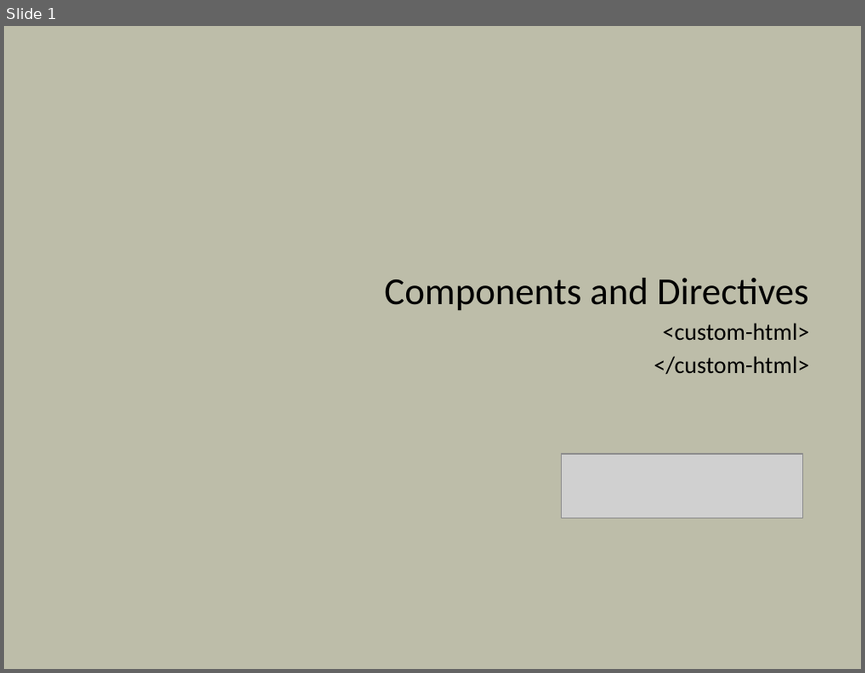
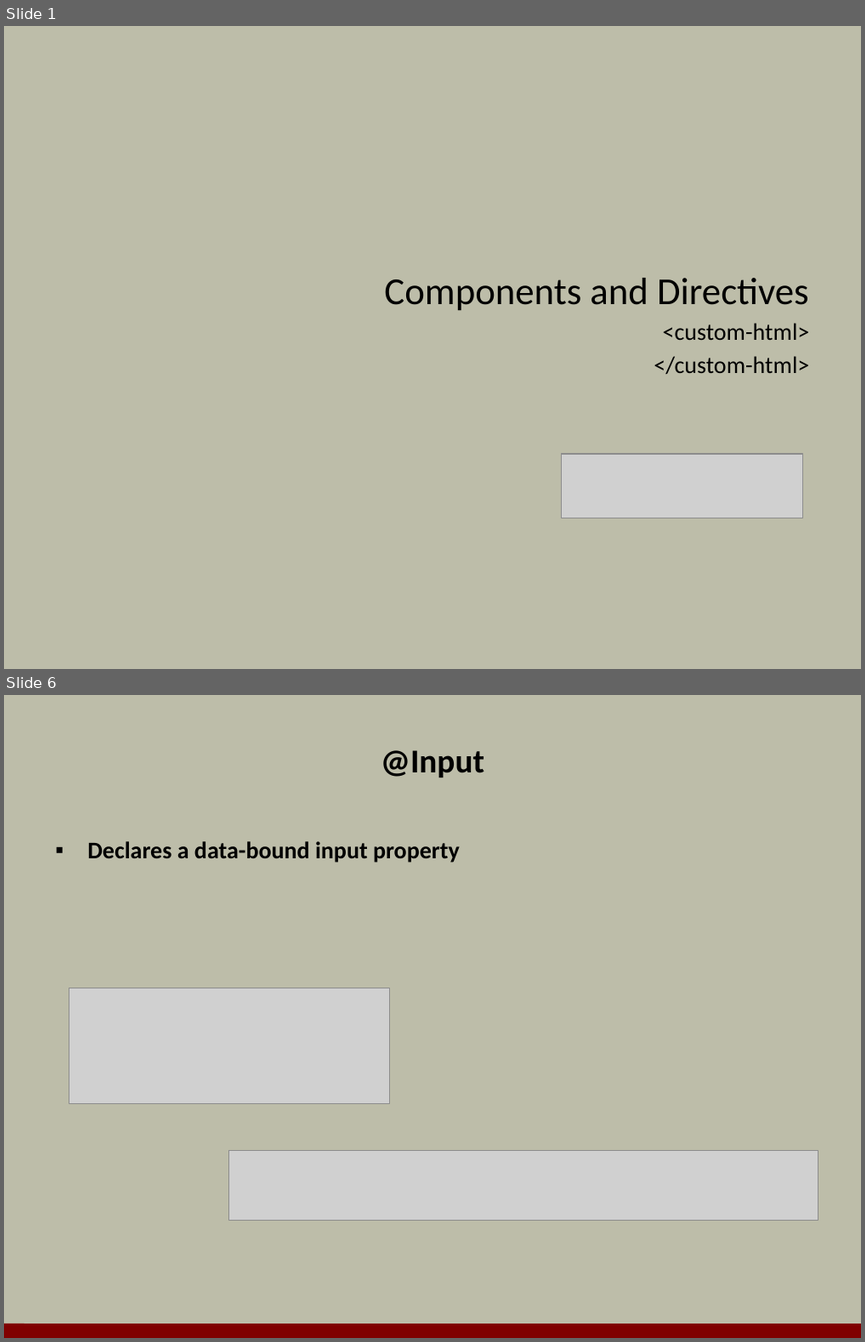
Before and after one commit to OdeToCode/classes, a slide deck: angular2/slides/07_directives.pptx. Shown one above the other, each under a label of ours: slide 1 before the commit, slides 1 and 6 after it; the slides between them are not shown. The pictures are 865x673 and 865x1342 pixels, drawn with LibreOffice and Linux fonts; fonts in the diff are those of the drawing; grey boxes stand for pictures; background and template pictures are left out. Boxes give left, top, right and bottom in pixels: in the first picture for what was removed or moved away, otherwise in the second. Text is boxed around its words. In the diff, an @@ line names an element or a change of style, - is before the commit and + after.

```diff
--- a/angular2/slides/07_directives.pptx
+++ b/angular2/slides/07_directives.pptx
@@ slide 6 added at (4, 695, 861, 1338), background #BDBDA9 @@
@@ title added at (381, 750, 484, 777), 28 pt, text #000000, bold @@
+@Input
@@ text added at (87, 841, 460, 862), 20 pt, text #000000, bold @@
+▪ Declares a data-bound input property
@@ picture added at (69, 988, 390, 1104) @@
@@ picture added at (228, 1150, 818, 1219) @@
@@ line added from (4, 1330) to (861, 1331), #800000 12 pt @@
```
Also in this commit, not shown: 3 slides changed, 6 other slides added, 7 slides removed, 1 other file.
